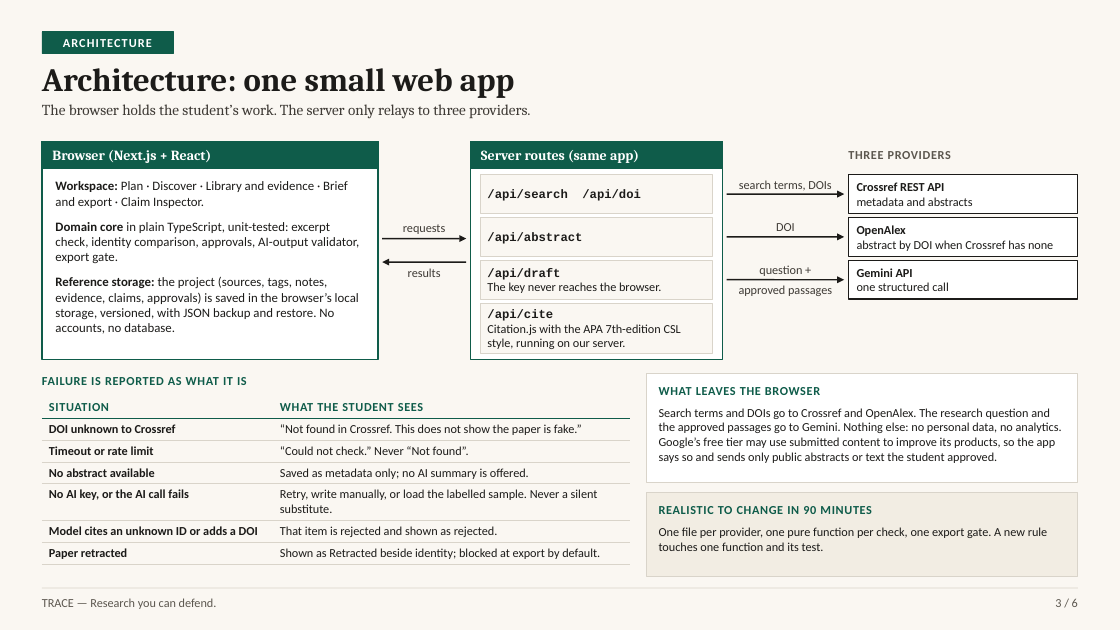
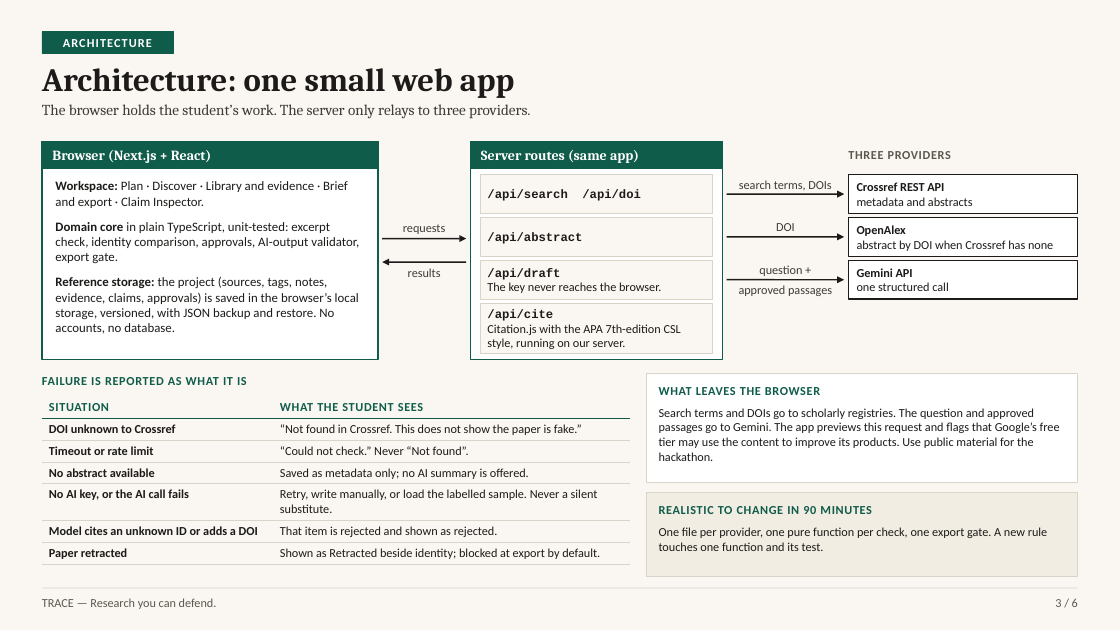
Before and after one commit to mercydeez/trace-hackathon, a slide deck: slide 3 of submissions/phase-1-deck.pptx. Drawn at 1120x630 pixels with LibreOffice and Linux fonts; fonts in the diff are those of the drawing. Boxes give left, top, right and bottom in pixels: in the first picture for what was removed or moved away, otherwise in the second. Text is boxed around its words. In the diff, an @@ line names an element or a change of style, - is before the commit and + after.

```diff
--- a/submissions/phase-1-deck.pptx
+++ b/submissions/phase-1-deck.pptx
@@ text at [659, 408, 1060, 461]: text changed @@
-Search terms and DOIs go to Crossref and OpenAlex. The research question and the approved passages go to Gemini. Nothing else: no personal data, no analytics. Google’s free tier may use submitted content to improve its products, so the app says so and sends only public abstracts or text the student approved.
+Search terms and DOIs go to scholarly registries. The question and approved passages go to Gemini. The app previews this request and flags that Google’s free tier may use the content to improve its products. Use public material for the hackathon.
```
Also in this commit, not shown: 5 other slides changed, 55 other files.
